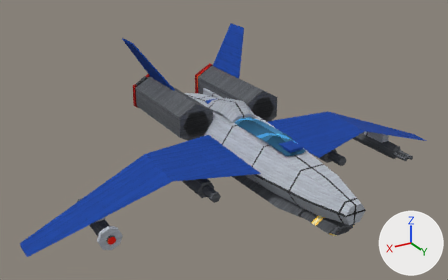
One commit to the Blender file tools/lowforge/models/goshawk.blend: the scene before it, then after it.
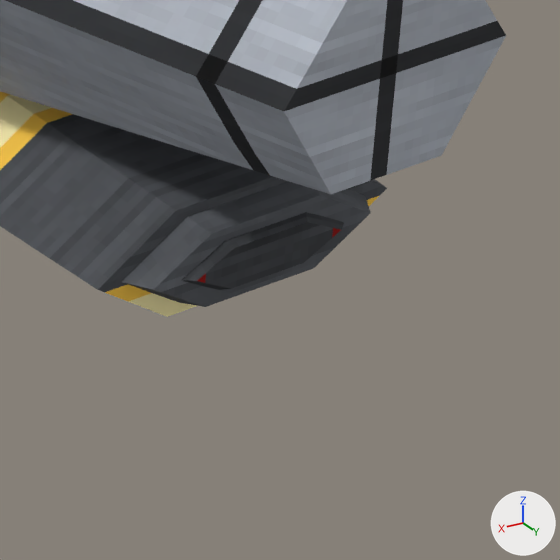
Old and new are each drawn whole from a 50 mm camera at (86.8, 132.1, 69.3) aimed at (6.9, -1.2, 2.7) and again close up on the part from 71% to 83% of the width and 74% to 92% of the height. The lights are fixed; the arrows at lower right show +X, +Y and +Z. The last two pictures show the newer version.

The first close-up shows 'cannon_barrel', 'cannon_bore', 'cannon_glow', 'fuselage'.
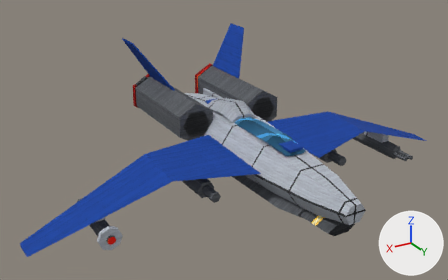
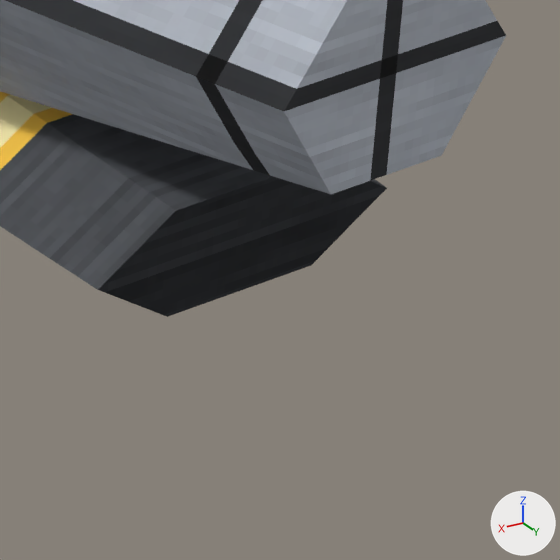
Boxes [x1, y1, x2, y2] around the edits, measured in the close-ups (560 x 560 px; the box of a moved part takes in the faces that stretch with it):
'cannon_rim', added: after [98, 177, 387, 317]
'cannon_bore', reshaped (not visible afterwards): before [121, 181, 371, 307]
part 1 of me_cannon_barrel, deleted: before [98, 177, 387, 317]
part 3 of me_cannon_glow, moved or reshaped (not visible afterwards): before [182, 212, 344, 290]

Patch to the scene script:
```diff
--- a/tools/lowforge/models/goshawk.blend.py
+++ b/tools/lowforge/models/goshawk.blend.py
@@ me_cannon_barrel @@
 # verts and faces of me_cannon_barrel; kept vertices keep their numbers, new ones are numbered from 12
-me_cannon_barrel.from_pydata(...)  # 12 vertices, 8 faces; spans x -4.5..4.5, y 29.0..40.0, z -7.5..-4.5
+me_cannon_barrel.from_pydata(...)  # 12 vertices, 6 faces; spans x -4.5..4.5, y 29.0..40.0, z -7.5..-4.5
+# me_cannon_barrel part 1
+delete_faces([(6, 11, 10, 9, 8, 7)])
+# other edits to the shape of me_cannon_barrel do not show in these pictures
 me_cannon_barrel.materials.append(mat_amber_strip)
@@ me_cannon_bore @@
 # verts and faces of me_cannon_bore; kept vertices keep their numbers, new ones are numbered from 12
-me_cannon_bore.from_pydata(...)  # 12 vertices, 8 faces; spans x -3.5..3.5, y 39.8..40.6, z -7.1..-4.9
+me_cannon_bore.from_pydata(...)  # 12 vertices, 6 faces; spans x -3.4..3.4, y 35.5..40.0, z -7.05..-4.95
+# me_cannon_bore part 2
+delete_vertices([*range(0, 12)])  # with the faces that use them
+verts[12] = (3.4, 40.0, -6.0)  # pixel (120, 282)
+verts[13] = (1.7, 40.0, -4.95)  # pixel (186, 217)
+verts[14] = (-1.7, 40.0, -4.95)
+verts[15] = (-3.4, 40.0, -6.0)  # pixel (365, 195)
+verts[16] = (-1.7, 40.0, -7.05)  # pixel (301, 259)
+verts[17] = (1.7, 40.0, -7.05)  # pixel (179, 302)
+verts[18] = (2.5, 35.5, -6.0)
+verts[19] = (1.25, 35.5, -5.25)
+verts[20] = (-1.25, 35.5, -5.25)
+verts[21] = (-2.5, 35.5, -6.0)
+verts[22] = (-1.25, 35.5, -6.75)
+verts[23] = (1.25, 35.5, -6.75)
+faces += [(12, 13, 19, 18), (13, 14, 20, 19), (14, 15, 21, 20), (15, 16, 22, 21), (16, 17, 23, 22), (12, 18, 23, 17)]
 me_cannon_bore.materials.append(mat_bore_dark)
@@ me_cannon_glow @@
-me_cannon_glow.from_pydata(...)  # 12 vertices, 8 faces; spans x -2.5..2.5, y 40.4..40.8, z -6.7..-5.3
-me_cannon_glow.vertices[0].co = (2.5, 40.4, -6.0)
-me_cannon_glow.vertices[1].co = (1.25, 40.4, -5.3)
-me_cannon_glow.vertices[2].co = (-1.25, 40.4, -5.3)
-me_cannon_glow.vertices[3].co = (-2.5, 40.4, -6.0)
-me_cannon_glow.vertices[4].co = (-1.25, 40.4, -6.7)
-me_cannon_glow.vertices[5].co = (1.25, 40.4, -6.7)
-me_cannon_glow.vertices[6].co = (2.0, 40.8, -6.0)  # pixel (196, 281)
-me_cannon_glow.vertices[7].co = (1.0, 40.8, -5.5)  # pixel (234, 247)
-me_cannon_glow.vertices[8].co = (-1.0, 40.8, -5.5)  # pixel (307, 222)
-me_cannon_glow.vertices[9].co = (-2.0, 40.8, -6.0)  # pixel (341, 229)
-me_cannon_glow.vertices[10].co = (-1.0, 40.8, -6.5)  # pixel (303, 262)
-me_cannon_glow.vertices[11].co = (1.0, 40.8, -6.5)  # pixel (231, 288)
-me_cannon_glow.materials.append(mat_amber_engine)  # picture img_engine
+me_cannon_glow.from_pydata(...)  # 12 vertices, 8 faces; spans x -2.5..2.5, y 35.6..35.9, z -6.75..-5.25
+# me_cannon_glow part 3
+me_cannon_glow.vertices[0].co = (2.5, 35.6, -6.0)
+me_cannon_glow.vertices[1].co = (1.25, 35.6, -5.25)
+me_cannon_glow.vertices[2].co = (-1.25, 35.6, -5.25)
+me_cannon_glow.vertices[3].co = (-2.5, 35.6, -6.0)
+me_cannon_glow.vertices[4].co = (-1.25, 35.6, -6.75)
+me_cannon_glow.vertices[5].co = (1.25, 35.6, -6.75)
+me_cannon_glow.vertices[6].co = (2.5, 35.9, -6.0)
+me_cannon_glow.vertices[7].co = (1.25, 35.9, -5.25)
+me_cannon_glow.vertices[8].co = (-1.25, 35.9, -5.25)
+me_cannon_glow.vertices[9].co = (-2.5, 35.9, -6.0)
+me_cannon_glow.vertices[10].co = (-1.25, 35.9, -6.75)
+me_cannon_glow.vertices[11].co = (1.25, 35.9, -6.75)
+me_cannon_glow.materials.append(mat_amber_glow)  # picture img_glow
@@ ob_cannon_rim @@
+ob_cannon_rim = bpy.data.objects.new('cannon_rim', me_cannon_rim)  # 12 vertices, 8 faces; spans x -4.0..4.0, y 40.0, z -7.3..-4.7; in mat_steel_dark (picture img_dark)
+ob_cannon_rim.location = (0.0, 0.0, 0.0)
```
